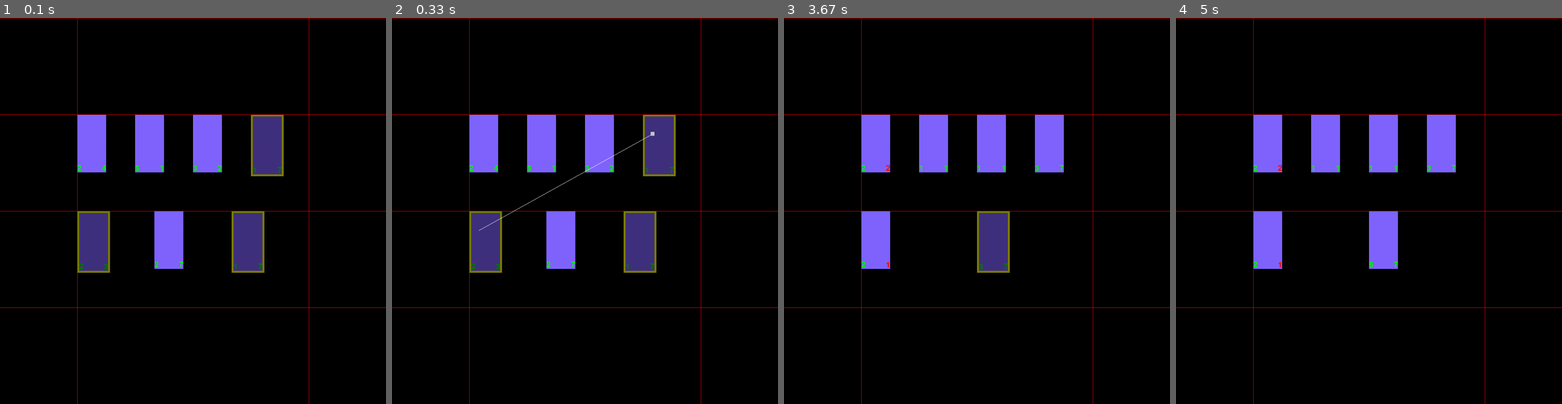
Above: before the commit, frames 1-4 (left to right).
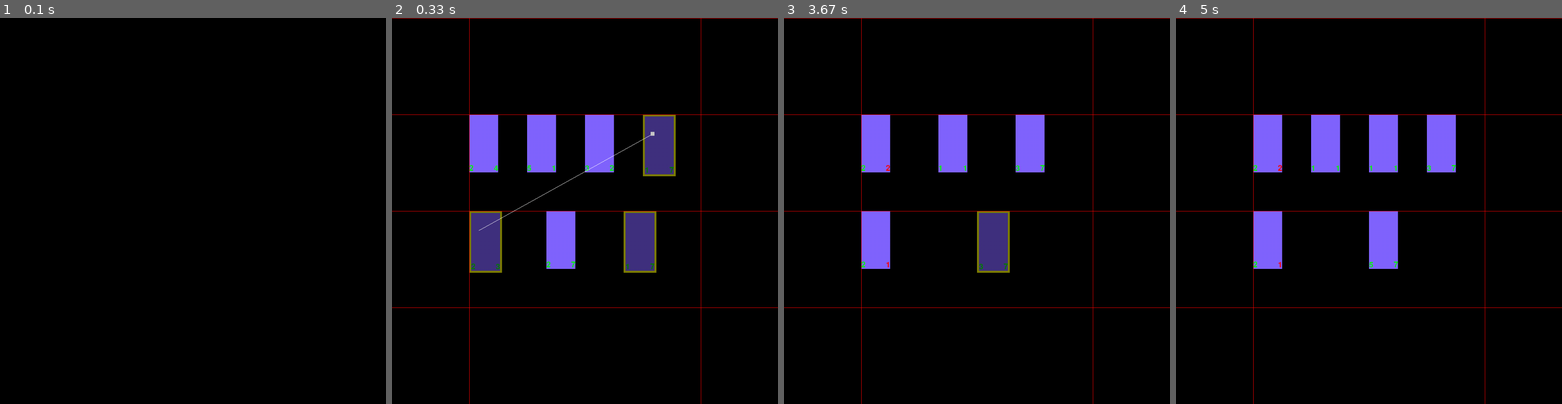
Above: after the commit, the same moments.

Repository: poipoi34/HearthstoneBattlegroundSimulator
Game: pygame game, started from main.py
Two runs of this game, one before a commit and one after it. Both use one fixed random seed, a clock stepped at 60 frames per second and the inputs below.
Inputs:
- Up to frame 1 (0.1 s): no input
- Up to frame 2 (0.33 s): no input
- Up to frame 3 (3.67 s): no input
- Up to frame 4 (5 s): no input

The runs differ from the first frame. In frame 1, 9.2% of the frame differs, in the area x 0-100%, y 0-100%; in frame 2, nothing differs; in frame 3, 4.2%; in frame 4, nothing differs.

Commit message:
battle_data finished & event remade for storing event

Diff:
--- a/battle_manager.py
+++ b/battle_manager.py
@@ -18,9 +18,9 @@
 		o.displayer = None
 		o.player1 = player1
 		o.player2 = player2
-		player1.set_game_manager(o)
-		player2.set_game_manager(o)
-		o.save_board_state()
+		player1.set_battle_manager(o)
+		player2.set_battle_manager(o)
+
 
 
 
@@ -31,7 +31,7 @@
 
 		if save_battle:
 			battle_data.append(Battle())
-			event.on_update_displayer.battle_manager = o
+			event.on_board_update.battle_manager = o
 
 		done = False
 		winner = None
@@ -39,7 +39,7 @@
 		defending_player = o.player2
 		o.player1.army_before_resolution = o.player1.army[:]
 		o.player2.army_before_resolution = o.player2.army[:]
-		event.on_enter_arena.fire({"bottom_player" : o.player1, "top_player" : o.player2})
+		event_manager.Event("on_enter_arena", {"bottom_player" : o.player1, "top_player" : o.player2}).fire()
 
 		while (done == False):
 
@@ -52,6 +52,7 @@
 				return defending_player
 			if (defender_died):
 				return attacking_player
+
 
 
 			for deathrattle_holder in o.deathrattle_buffer:
@@ -67,17 +68,23 @@
 		return winner
 
 
-	def save_board_state(o):
-		o.battle_data.append(Board_state(o))
+	def save_board_state(o, event):
+		o.battle_data.append(Board_state(o, event))
 
+	def print_battle_data(o):
+		print([str(item) for item in o.battle_data])
+
+	def __repr__(o):
+		return "battle between " + o.player1.name + " and " + o.player2.name
 
 class Board_state:
-	def __init__(o, battle_manager):
-		o.player1 = copy.deepcopy(battle_manager.player1)
-		o.player2 = copy.deepcopy(battle_manager.player2)
+	def __init__(o, battle_manager, event):
+		o.player1 = battle_manager.player1.deepcopy()
+		o.player2 = battle_manager.player2.deepcopy()
+		o.event = event
 
 	def __str__(o):
-		return o.player1.__str__() + " | " + o.player2.__str__();
+		return "-> event : " + o.event.__str__() + "\n|||Board state ::" + o.player1.__str__() + " | " + o.player2.__str__();
 
 class Battle:
 	def __init__(o):
--- a/card.py
+++ b/card.py
@@ -1,13 +1,13 @@
 import pygame as pg
 import time
-import event
+import event_manager
 import deathrattle
 
 class Card:
 
 	####methods
 	def __init__(o,attack = 0,health = 1,*,name = ""):
-		#event.add_subscriber(s)
+
 
 		o.name = name
 
@@ -34,7 +34,7 @@
 	### combat methods
 	def fight(o,card):
 		#print(s.name, " attacked ",card.name)
-		event.on_minion_attack.fire({"source_minion" : o, "target_minion" : card})
+		event_manager.Event("on_minion_attack", {"source_minion" : o, "target_minion" : card}).fire()
 		o.take_damage(card)
 		card.take_damage(o)
 		if (o.health <= 0):
@@ -42,26 +42,26 @@
 		if (card.health <= 0):
 			card.die()
 		o.can_attack = False
-		event.after_minion_attack.fire({"source_minion" : o, "target_minion" : card})
+		event_manager.Event("after_minion_attack", {"source_minion" : o, "target_minion" : card}).fire()
 
 	def take_damage(o, card):
 		if (o.divineShield and card.attack > 0):
 			o.divineShield = False
-			event.on_divine_shield_lost.fire({"source_minion" : o})
+			event_manager.Event("on_divine_shield_lost", {"source_minion" : o}).fire()
 			return
 		o.health-=card.attack
 
 	def die(o):
-		event.on_minion_death.fire({"source_minion" : o})
+		event_manager.Event("on_minion_death", {"source_minion" : o}).fire()
 		o.ghost = True
 		if (o.deathrattle_holder != None):
-			o.game_manager.deathrattle_buffer.append(o.deathrattle_holder)
+			o.battle_manager.deathrattle_buffer.append(o.deathrattle_holder)
 		o.owner.army.remove(o)
-		event.after_minion_death.fire({"source_minion" : o})
+		event_manager.Event("after_minion_death", {"source_minion" : o}).fire()
 
 
-	def set_game_manager(o, game_manager):
-		o.game_manager = game_manager
+	def set_battle_manager(o, battle_manager):
+		o.battle_manager = battle_manager
 
 	def __str__(o):
 		return "[" + o.name + "/" + str(o.attack) + "/" + str(o.health) + "]"
@@ -85,22 +85,24 @@
 		[px,py] = s.get_position(displayer)
 		return [px+25,py+50]
 
+	def __repr__(o):
+		return o.__str__()
 
 
 
 
-class Bolvar(Card, event.Event_listener):
+class Bolvar(Card, event_manager.Event_listener):
 	def __init__(o):
 		Card.__init__(o, 1, 7, name='Bolvar')
-		event.Event_listener.__init__(o)
+		event_manager.Event_listener.__init__(o)
 
 		o.divineShield = True
-		def effect(event, param):
+		def effect( param):
 			if (param["source_minion"].owner == o.owner):
 				o.attack+=2
 
 
-		event.find_event("divine shield lost").add_listener(o, effect)
+		event_manager.add_listener(o, "on_divine_shield_lost", effect)
 
 
 class Roi_des_rats(Card):
--- a/displayer.py
+++ b/displayer.py
@@ -6,24 +6,25 @@
 from card import*
 from sys import exit
 from battle_manager import*
-import event
+import event_manager
 
 card_width = 75
 card_height = 150
 divine_shield_margin = 5
 
-class Displayer(event.Event_listener):
+class Displayer(event_manager.Event_listener):
 
 	divineShield = pg.Surface([card_width + divine_shield_margin*2, card_height + divine_shield_margin*2])
 	divineShield.fill(pg.Color(255, 255, 0))
 	divineShield.set_alpha(128)
 
-	def __init__(o):
-		event.Event_listener.__init__(o)
-		event.on_enter_arena.add_listener(o, o.react_enter_arena)
-		event.on_minion_attack.add_listener(o, o.react_minion_on_attack)
-		event.after_minion_attack.add_listener(o, o.react_minion_after_attack)
-		event.after_summon.add_listener(o, o.react_after_summon)
+	def __init__(o, battle_manager):
+		event_manager.Event_listener.__init__(o)
+		event_manager.add_listener(o, "on_enter_arena", o.react_enter_arena)
+		event_manager.add_listener(o, "on_minion_attack", o.react_minion_on_attack)
+		event_manager.add_listener(o, "after_minion_attack", o.react_minion_after_attack)
+		event_manager.add_listener(o, "after_summon", o.react_after_summon)
+		event_manager.add_listener(o, "on_board_update", o.on_board_update_reaction)
 
 		pg.init()
 		o.win = [1000,1000]
@@ -40,10 +41,10 @@
 			pg.draw.line(o.arena,line_color,[0,o.win[1]*i/4],[o.win[0],o.win[1]*i/4])
 
 		###players
-		o.att_player = []
-		o.def_player = []
-		o.bot_player = []
-		o.top_player = []
+		o.att_player = None
+		o.def_player = None
+		o.bot_player = None
+		o.top_player = None
 
 
 	def get_image(o, card): #create and return an image (maybe store it too? problem, it has to be updated)
@@ -78,8 +79,13 @@
 		cardImage = o.get_image(card)
 		o.screen.blit(cardImage,card.get_position(o))
 
+	def on_board_update_reaction(o, param):
+		#o.update_arena()
+		print(param["battle_manager"].battle_data[-1])
+		return
 
-	def react_enter_arena(o,event, param):
+
+	def react_enter_arena(o,param):
 
 
 		o.bot_player = param["bottom_player"]
@@ -103,7 +109,7 @@
 				o.draw_card(c)
 
 
-	def react_after_summon(o, event, param):
+	def react_after_summon(o, param):
 		o.update_arena()
 
 	def update_arena(o):
@@ -113,7 +119,7 @@
 		o.screen.blit(o.arena,[0,0])
 		o.update()
 
-	def react_minion_on_attack(o, event, param): # minion = card?????
+	def react_minion_on_attack(o, param): # minion = card?????
 		attacking_minion = param["source_minion"]
 		attacked_minion = param["target_minion"]
 		attacking_minion.get_center(o)
@@ -124,7 +130,7 @@
 		pg.draw.rect(o.screen, [200, 200, 200], [p[0]-5,p[1]-5,10, 10])
 		o.update()
 
-	def react_minion_after_attack(o, event, param):
+	def react_minion_after_attack(o, param):
 		o.update_arena()
 
 
@@ -135,3 +141,6 @@
 
 	def quit(o):
 		pg.quit()
+
+	def __repr__(o):
+		return "battle displayer"
--- a/event.py
+++ /dev/null
@@ -1,49 +0,0 @@
-import time
-import warnings
-
-
-
-class Event:
-	#dictionary of name of event -> event (useful? -> yes for not creating twice the same event)
-	event_dictionary = {}
-	battle_manager = None
-
-	def __init__(o,name = ""):
-		o.name = name
-		o.listener_list = []
-		Event.event_dictionary[name] = o
-
-
-	def fire(o, param = {}):
-		for listener in o.listener_list:
-			listener.trigger[o.name](o, param)
-		time.sleep(0.1)
-
-		if o != on_update_displayer and Event.battle_manager != None and Event.battle_manager.displayer != None:
-			on_update_displayer.fire()
-
-	def add_listener(o, listener, effect):
-		o.listener_list.append(listener)
-		listener.trigger[o.name] = effect
-
-
-#Creation des events
-on_update_displayer =	Event("update displayer")
-on_enter_arena =		Event("enter arena")			#[bottom_player, top_player]
-on_minion_attack =		Event("on minion attack")		#[attacker,attacked]
-after_minion_attack =	Event("after minion attack")	#[attacker,attacked]
-on_divine_shield_lost = Event("divine shield lost")		#[minion]
-on_minion_death =		Event("on minion death")		#[minion,(killer?,type of death?)]
-after_minion_death =	Event("after minion death")		#[minion,(killer?,type of death,owner?)]
-after_summon =			Event("after_summon")
-
-# interface listener - implements trigger dictionnary event_name -> (list of ?)subroutine to execute
-class Event_listener:
-	def __init__(o):
-		o.trigger = {}
-
-def find_event(event_name):
-	if not event_name in Event.event_dictionary:
-		warnings.warn("no event named " + event_name)
-		return None
-	return Event.event_dictionary[event_name]
--- /dev/null
+++ b/event_manager.py
@@ -0,0 +1,70 @@
+import time
+import warnings
+
+
+#dictionary of event_type -> list of listener
+listeners = {	"on_enter_arena":[],			#[]
+				"on_minion_attack":[],		#[attacker,attacked]
+				"after_minion_attack":[],	#[attacker,attacked]
+				"on_divine_shield_lost":[],	#[minion]
+				"on_minion_death":[],		#[minion,(killer?,type of death?)]
+				"after_minion_death":[],	#[minion,(killer?,type of death,owner?)]
+				"after_summon":[],
+				"on_board_update":[]
+	}
+battle_manager = None
+
+class Event:
+
+
+	def __init__(o,type = "", param = {}):
+		o.type = type
+		#o.listener_list = []
+		o.param = param
+		if o.type not in listeners:
+			listeners[o.type] = []
+
+
+	def fire(o):
+		if o.type != "on_board_update" and battle_manager != None and battle_manager.displayer != None:
+			battle_manager.save_board_state(o)
+			Event("on_board_update", {"battle_manager" : battle_manager}).fire()
+
+
+		for listener in listeners[o.type]:
+			listener.trigger[o.type](o.param)
+		time.sleep(0.1)
+
+
+	def __repr__(o):
+		return o.type
+
+	def __str__(o):
+		return "event " + o.type + " with param : " + str(o.param)
+
+def add_listener(listener, event_type, effect):
+	#o.listener_list.append(listener)
+	if event_type not in listeners:
+		warnings.warn(event_type + " not declared")
+		return
+	listeners[event_type].append(listener)
+	listener.trigger[event_type] = effect
+
+
+
+
+# interface listener - implements trigger dictionnary event_name -> (list of ?)subroutine to execute
+class Event_listener:
+	def __init__(o):
+		o.trigger = {}
+
+
+
+def find_event(event_type):
+	if not event_type in Event.listeners:
+		warnings.warn("no event named " + event_type)
+		return None
+	return Event.listeners[event_type]
+
+
+event1 = Event("enter arena")
--- a/main.py
+++ b/main.py
@@ -7,7 +7,7 @@
 from card import*
 from sys import exit
 from battle_manager import*
-import event
+import event_manager
 import displayer
 
 
@@ -36,17 +36,18 @@
 
 
 
-displayer = displayer.Displayer()
+displayer = displayer.Displayer(battle)
 
 battle.attach_displayer(displayer)
-event.Event.battle_manager = battle
+event_manager.battle_manager = battle
 
 winner = battle.simulate_battle()
 if winner != None:
 	print("winner is : " + str(winner))
 else: print("draw")
-print('\n' + "test" + "\n")
-print([str(item) for item in battle.battle_data])
+
+
+
 
 a = True
 while (a):
--- a/player.py
+++ b/player.py
@@ -1,5 +1,5 @@
 from random import*
-import event
+import event_manager
 
 class player():
 
@@ -34,7 +34,7 @@
 		if (o.count_minion_alive() < 7):
 			o.army_before_resolution.insert(at, card)
 			card.owner = o
-			event.after_summon.fire()
+			event_manager.Event("after_summon").fire()
 
 
 	def count_minion_alive(o):
@@ -53,7 +53,7 @@
 
 	def __str__(o):
 		res = o.name + ' : '
-		for card in o.army:
+		for card in o.army_before_resolution:
 			res += card.__str__()
 		return res
 
@@ -64,7 +64,7 @@
 
 		while (i < len(s.army) and s.army[i].can_attack == False):
 			i += 1
-		if (i == len(s.army)):
+		if (i >= len(s.army)):
 			s.reset_attacks()
 			i = 0
 		while (i < len(s.army) and s.army[i].can_attack == False):
@@ -90,7 +90,15 @@
 			if crea.attack > 0:
 				crea.can_attack = True
 
-	def set_game_manager(o, game_manager):
+	def set_battle_manager(o, battle_manager):
 		for card in o.army:
-			card.set_game_manager(game_manager)
-		o.game_manager = game_manager
+			card.set_battle_manager(battle_manager)
+		o.game_manager = battle_manager
+
+	def deepcopy(o):
+		res = player(name = o.name)
+		res.army_before_resolution = o.army_before_resolution[:]
+		return res
+
+	def __repr__(o):
+		return o.__str__()
Not shown, changed: HearthstoneBattlegroundSimulator.pyproj
